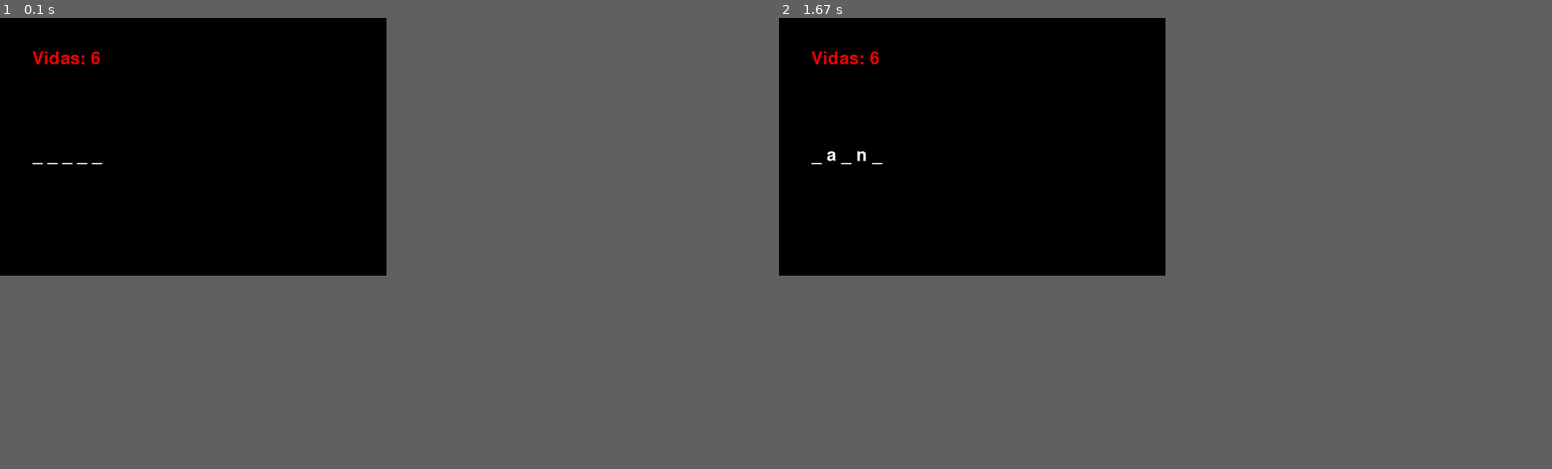
Above: before the commit, frames 1-2 (left to right).
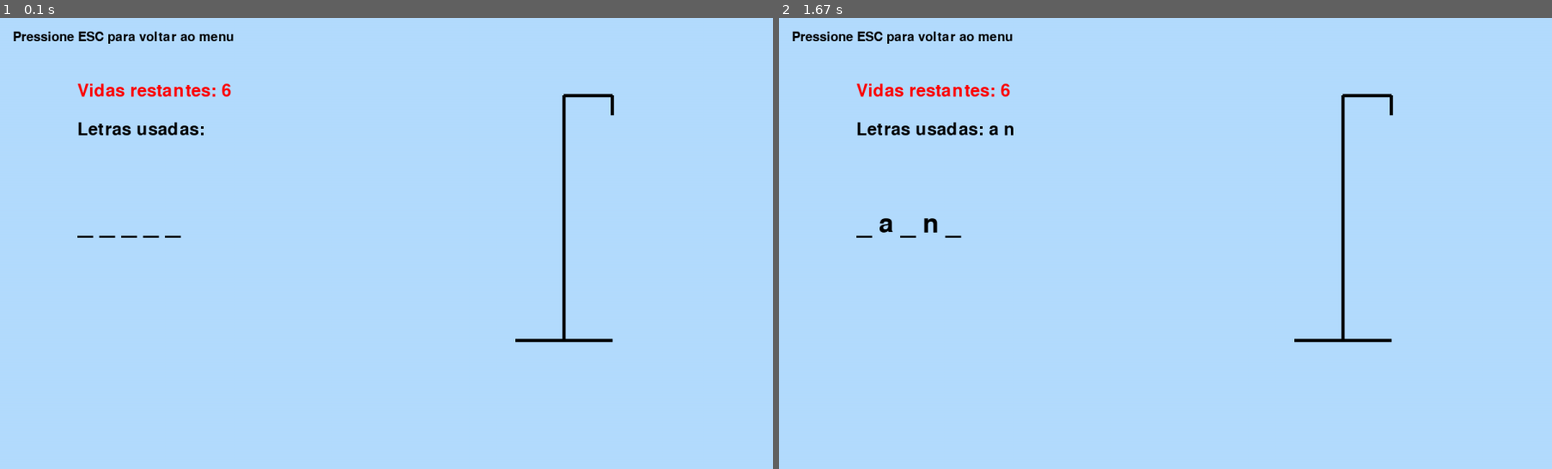
Above: after the commit, the same moments.

Repository: mrfelix69/INF1034-3WB-2026.1-ATIVIDADE2.1
Game: pygame game, started from atividade7/forcapygame.py
Same seed, same stepped clock (60 frames per second), same inputs: the game is played once before the commit and once after it.
Inputs:
- Up to frame 1 (0.1 s): no input
- Up to frame 2 (1.67 s): type "ann" at 0.33 s; tap Enter at 0.67 s
In our replay, the window is 450x300 before the commit and 900x525 after it. These sizes can differ from the game's own. Grey fills any space a smaller window leaves; there, only what the larger window draws over its background counts as a difference.

The runs differ from the first frame. In frame 1, 29% of the frame differs, in the area x 0-80%, y 0-72%; in frame 2, 29%.

Commit message:
forca_atualizada

Diff:
--- a/atividade7/forcapygame.py
+++ b/atividade7/forcapygame.py
@@ -1,46 +1,185 @@
-import pygame
+from pygame import *
 import random
 
-pygame.init()
+init()
 
-tela = pygame.display.set_mode((600, 400))
-font = pygame.font.SysFont(None, 40)
+window = display.set_mode((1200, 700))
+display.set_caption("Jogo da Forca")
 
-palavras = ['hamburguer','sushi','pizza','feijoada','arroz','carne','lasanha']
-palavra = random.choice(palavras)
+fonte = font.SysFont(None, 40)
+fonte_pequena = font.SysFont(None, 30)
+fonte_grande = font.SysFont(None, 60)
 
-letras = []
-vidas = 6
-texto = ''
+def desenhar_forca(vidas):
 
-def desenhar():
-    tela.fill((0,0,0))
+    draw.line(window, (0,0,0), (800,500), (950,500), 5)
+    draw.line(window, (0,0,0), (875,500), (875,120), 5)
+    draw.line(window, (0,0,0), (875,120), (950,120), 5)
+    draw.line(window, (0,0,0), (950,120), (950,150), 5)
 
-    exibicao = ''
-    for l in palavra:
-        exibicao += l + ' ' if l in letras else '_ '
+    if vidas <= 5:
+        draw.circle(window, (0,0,0), (950,180), 30, 3)
 
-    txt = font.render(exibicao, True, (255,255,255))
-    tela.blit(txt, (50, 200))
+    if vidas <= 4:
+        draw.line(window, (0,0,0), (950,210), (950,320), 3)
 
-    vidas_txt = font.render(f'Vidas: {vidas}', True, (255,0,0))
-    tela.blit(vidas_txt, (50,50))
+    if vidas <= 3:
+        draw.line(window, (0,0,0), (950,240), (900,280), 3)
 
-    pygame.display.update()
+    if vidas <= 2:
+        draw.line(window, (0,0,0), (950,240), (1000,280), 3)
 
-rodando = True
-while rodando:
-    for event in pygame.event.get():
-        if event.type == pygame.QUIT:
-            rodando = False
+    if vidas <= 1:
+        draw.line(window, (0,0,0), (950,320), (900,380), 3)
 
-        if event.type == pygame.KEYDOWN:
-            letra = event.unicode.lower()
-            if letra.isalpha():
-                if letra not in palavra:
-                    vidas -= 1
-                letras.append(letra)
+    if vidas <= 0:
+        draw.line(window, (0,0,0), (950,320), (1000,380), 3)
 
-    desenhar()
+def jogo_forca():
 
-pygame.quit()
+    palavras = [
+        'hamburguer',
+        'sushi',
+        'pizza',
+        'feijoada',
+        'arroz',
+        'carne',
+        'lasanha'
+    ]
+
+    while True:
+
+        palavra = random.choice(palavras)
+
+        letras = []
+
+        vidas = 6
+
+        venceu = False
+        perdeu = False
+
+        jogando = True
+
+        while jogando:
+
+            window.fill((180,220,255))
+
+            exibicao = ''
+
+            for l in palavra:
+
+                if l in letras:
+                    exibicao += l + ' '
+                else:
+                    exibicao += '_ '
+
+            txt = fonte_grande.render(exibicao, True, (0,0,0))
+
+            vidas_txt = fonte.render(
+                f'Vidas restantes: {vidas}',
+                True,
+                (255,0,0)
+            )
+
+            letras_txt = fonte.render(
+                f'Letras usadas: {" ".join(letras)}',
+                True,
+                (0,0,0)
+            )
+
+            info = fonte_pequena.render(
+                "Pressione ESC para voltar ao menu",
+                True,
+                (0,0,0)
+            )
+
+            window.blit(txt, (120,300))
+            window.blit(vidas_txt, (120,100))
+            window.blit(letras_txt, (120,160))
+            window.blit(info, (20,20))
+
+            desenhar_forca(vidas)
+
+            if '_' not in exibicao:
+                venceu = True
+                jogando = False
+
+            if vidas <= 0:
+                perdeu = True
+                jogando = False
+
+            display.update()
+
+            for ev in event.get():
+
+                if ev.type == QUIT:
+                    quit()
+
+                if ev.type == KEYDOWN:
+
+                    if ev.key == K_ESCAPE:
+                        return
+
+                    letra = ev.unicode.lower()
+
+                    if letra.isalpha():
+
+                        if letra not in letras:
+
+                            letras.append(letra)
+
+                            if letra not in palavra:
+                                vidas -= 1
+
+        # TELA FINAL
+        esperando = True
+
+        while esperando:
+
+            window.fill((20,20,20))
+
+            if venceu:
+                texto = fonte_grande.render(
+                    "VOCE VENCEU!",
+                    True,
+                    (0,255,0)
+                )
+            else:
+                texto = fonte_grande.render(
+                    f'VOCE PERDEU! Palavra: {palavra}',
+                    True,
+                    (255,0,0)
+                )
+
+            info1 = fonte.render(
+                "ENTER para jogar novamente",
+                True,
+                (255,255,255)
+            )
+
+            info2 = fonte.render(
+                "ESC para sair",
+                True,
+                (255,255,255)
+            )
+
+            window.blit(texto, (220,250))
+            window.blit(info1, (320,400))
+            window.blit(info2, (320,470))
+
+            display.update()
+
+            for ev in event.get():
+
+                if ev.type == QUIT:
+                    quit()
+
+                if ev.type == KEYDOWN:
+
+                    if ev.key == K_RETURN:
+                        esperando = False
+
+                    if ev.key == K_ESCAPE:
+                        quit()
+
+jogo_forca()
